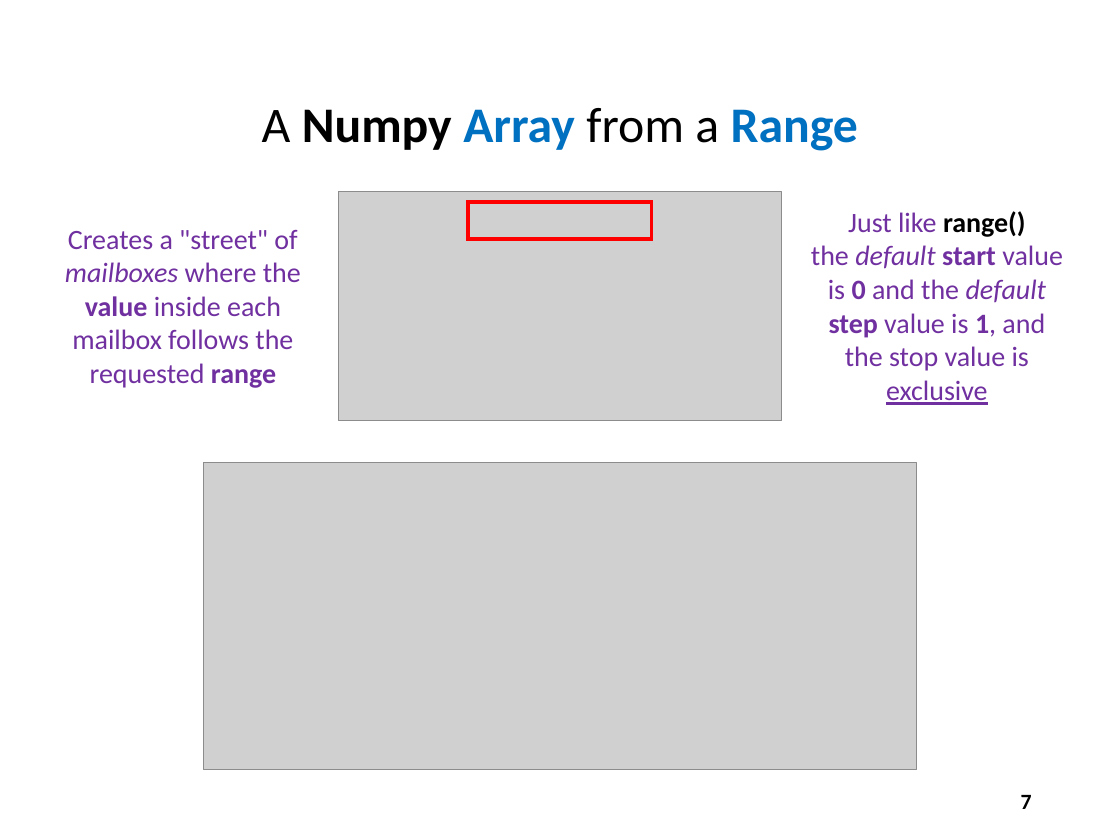
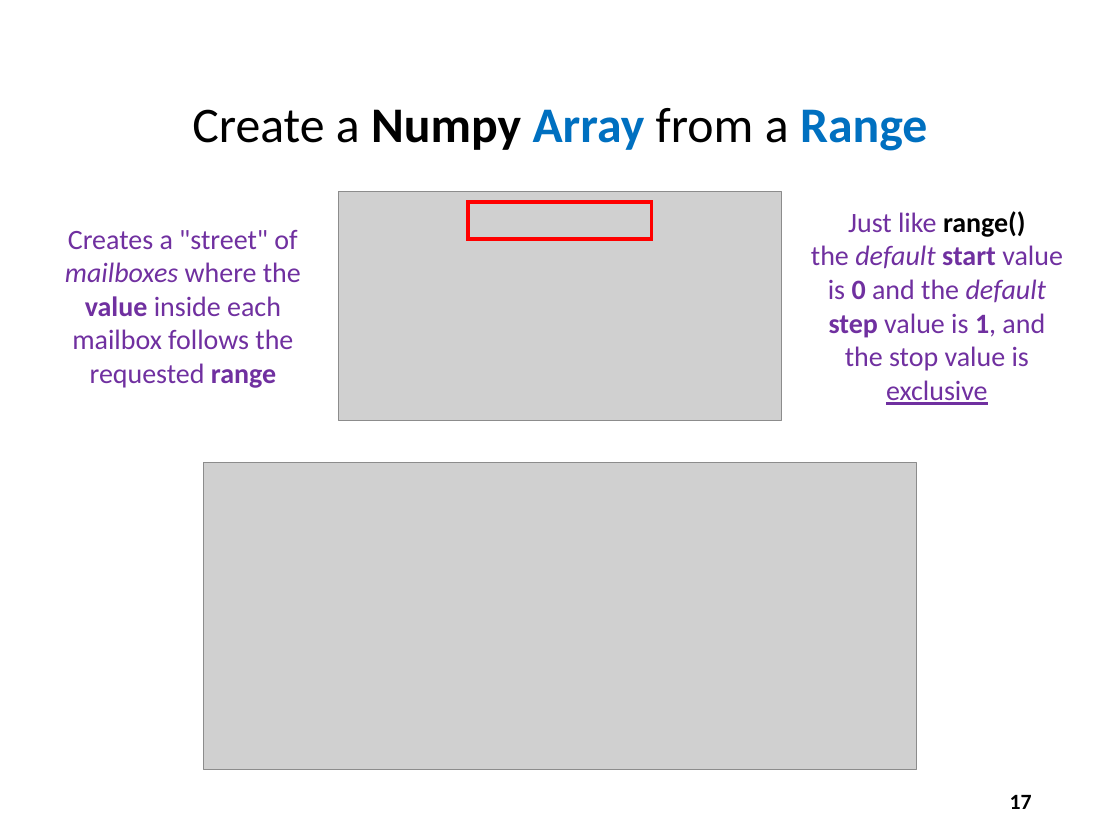
Before and after one commit to dbiersach/scicomp101, a slide deck: slide 17 of Session 04 - Functions and Logic/Session 04 - Functions and Logic.pptx (slide 7 before the commit). Drawn at 1120x840 pixels with LibreOffice and Linux fonts; fonts in the diff are those of the drawing; grey boxes stand for pictures. Boxes give left, top, right and bottom in pixels: in the first picture for what was removed or moved away, otherwise in the second. Text is boxed around its words. In the diff, an @@ line names an element or a change of style, - is before the commit and + after.

```diff
--- a/Session 04 - Functions and Logic/Session 04 - Functions and Logic.pptx
+++ b/Session 04 - Functions and Logic/Session 04 - Functions and Logic.pptx
@@ title at (x1=192, y1=108, x2=927, y2=151): text changed @@
-A Numpy Array from a Range
+Create a Numpy Array from a Range
@@ page number at (x1=1010, y1=795, x2=1032, y2=809): text changed @@
-7
+17
```
Also in this commit, not shown: 1 other slide changed, 11 slides added, 6 other files.
